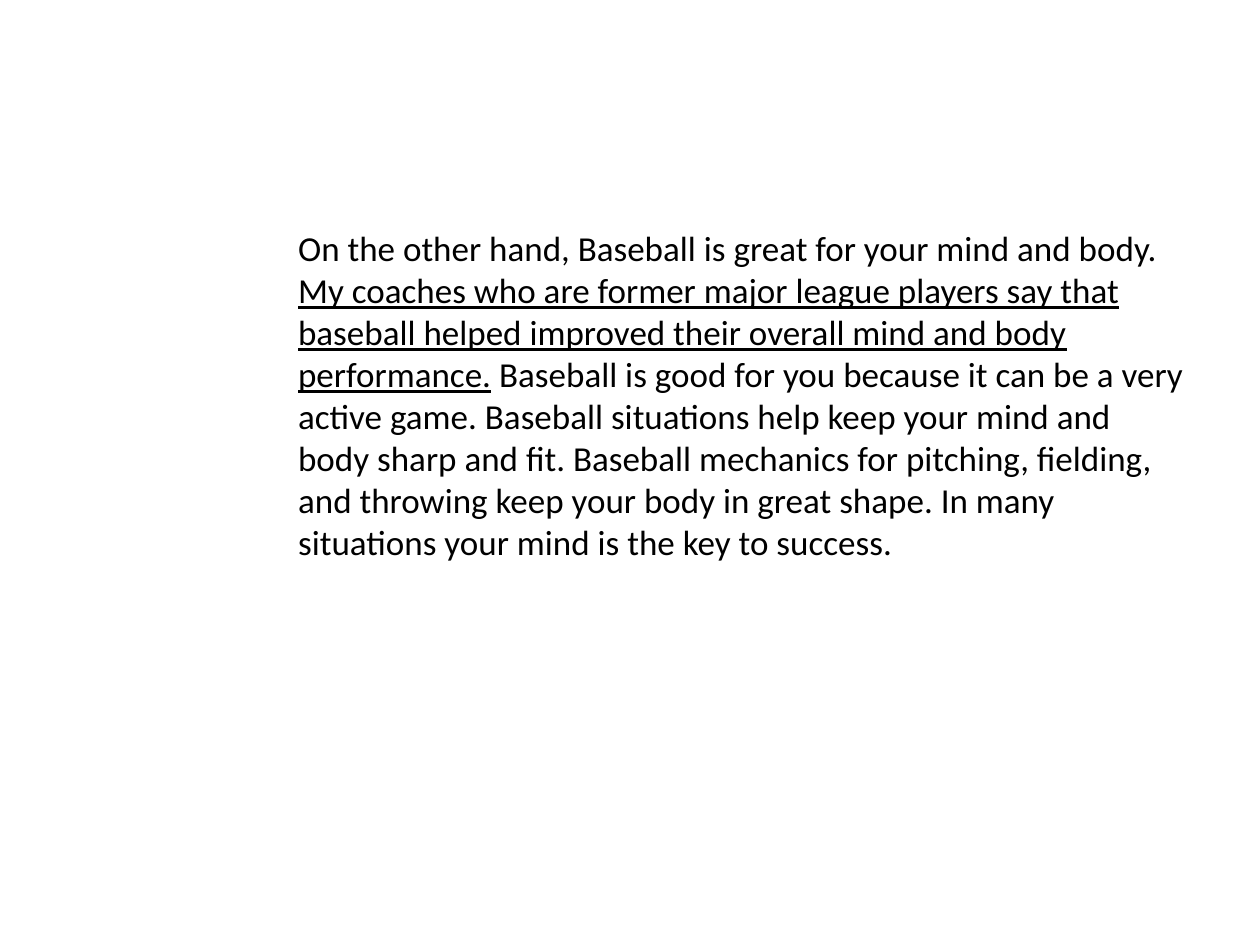
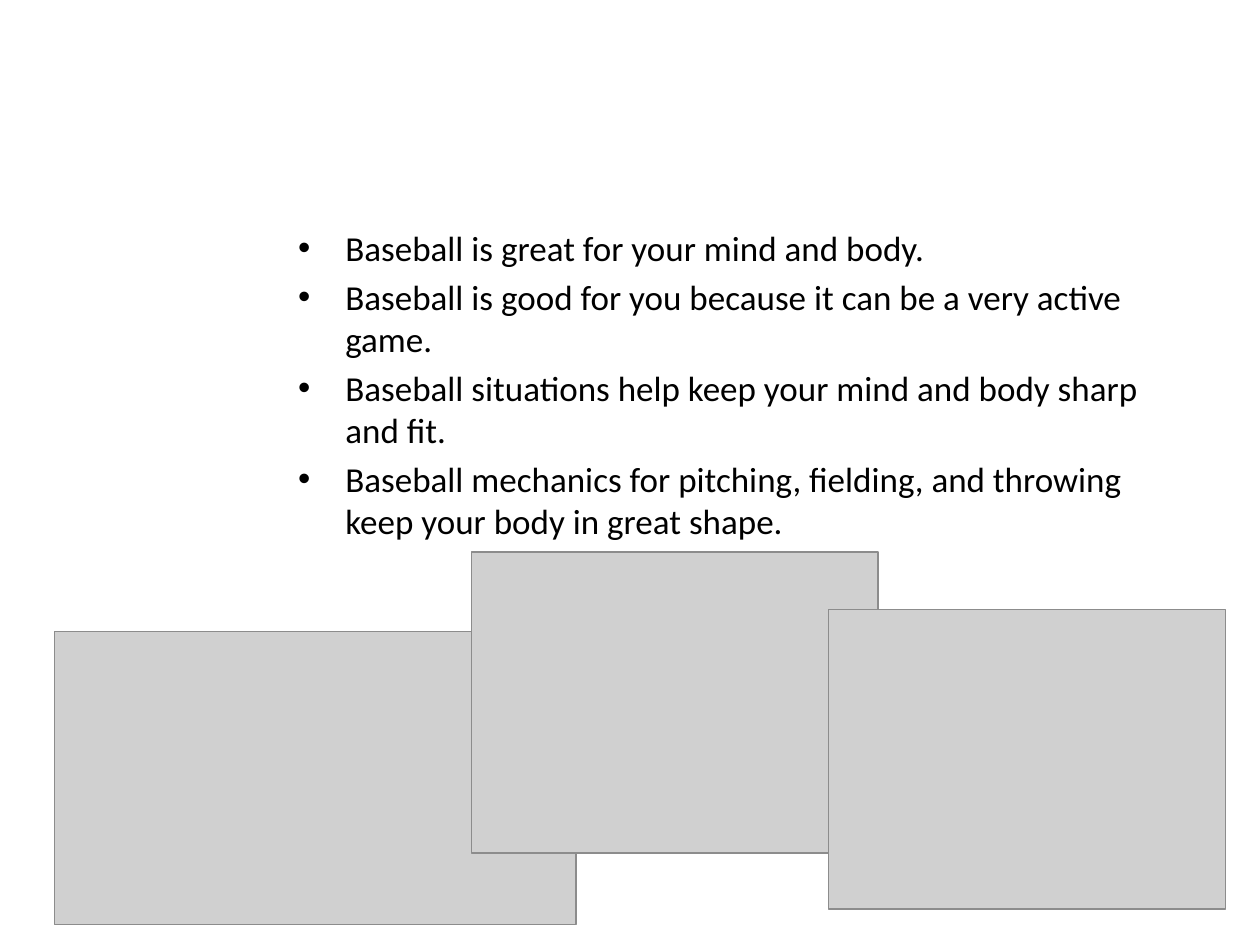
Before and after one commit to galencurley/skewlwork, a slide deck: slide 5 of Liberty University/7th Grade/Language Arts/1.3.5 - Presentation/1.3.5 - Presentation.pptx. Drawn at 1260x945 pixels with LibreOffice and Linux fonts; fonts in the diff are those of the drawing; grey boxes stand for pictures; background and template pictures are left out. Boxes give left, top, right and bottom in pixels: in the first picture for what was removed or moved away, otherwise in the second. Text is boxed around its words. In the diff, an @@ line names an element or a change of style, - is before the commit and + after.

```diff
--- a/Liberty University/7th Grade/Language Arts/1.3.5 - Presentation/1.3.5 - Presentation.pptx
+++ b/Liberty University/7th Grade/Language Arts/1.3.5 - Presentation/1.3.5 - Presentation.pptx
@@ text at (345, 236, 1138, 540): text changed @@
-On the other hand, Baseball is great for your mind and body. My coaches who are former major league players say that baseball helped improved their overall mind and body performance. Baseball is good for you because it can be a very active game. Baseball situations help keep your mind and body sharp and fit. Baseball mechanics for pitching, fielding, and throwing keep your body in great shape. In many situations your mind is the key to success.
+• Baseball is great for your mind and body.
+• Baseball is good for you because it can be a very active game.
+• Baseball situations help keep your mind and body sharp and fit.
+• Baseball mechanics for pitching, fielding, and throwing keep your body in great shape.
@@ picture added at (471, 552, 878, 853) @@
@@ picture added at (828, 610, 1225, 910) @@
@@ picture added at (54, 631, 576, 925) @@
```
Also in this commit, not shown: 4 other slides changed, 1 other file.
